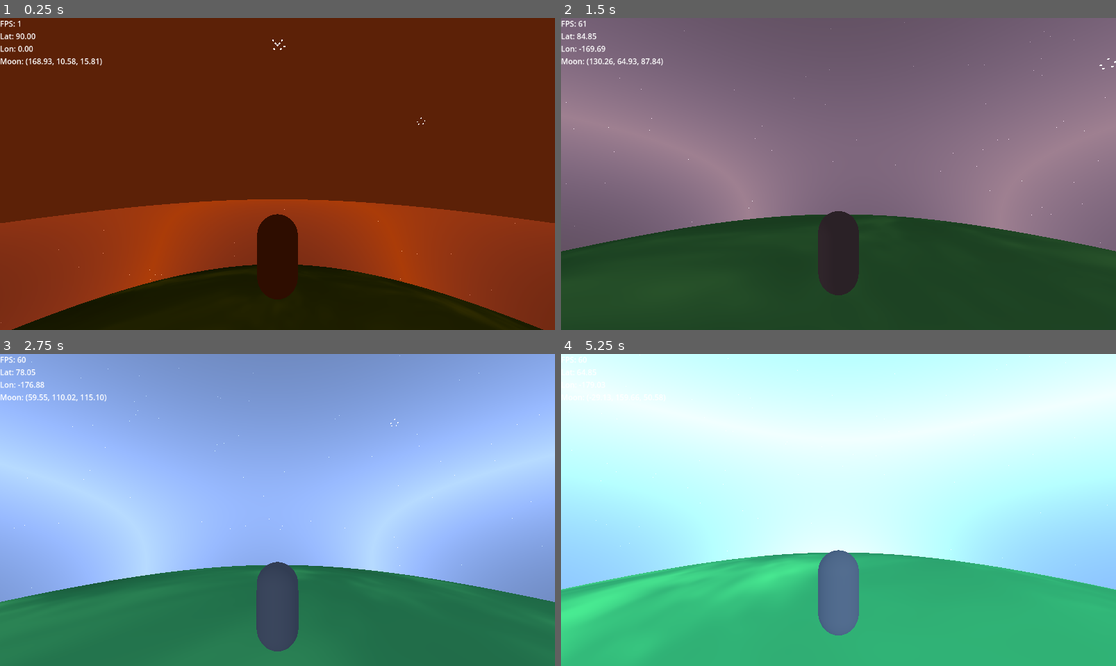
Above: before the commit, frames 1-4 (two rows, left to right).
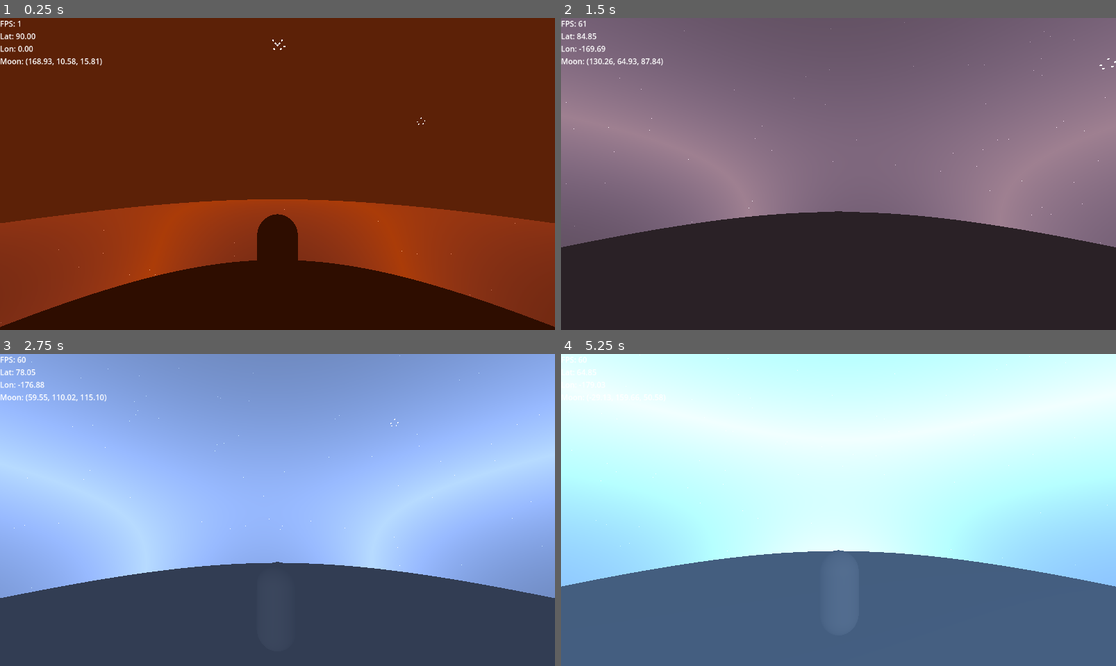
Above: after the commit, the same moments.

Repository: valfrom/LittlePlanet
Game: Godot game, scene res://world.tscn
Two runs of this game, one before a commit and one after it. Both use one fixed random seed, a clock stepped at 60 frames per second and the inputs below.
Inputs (mouse positions are in pixels of both pictures, inside the frame that each line leads up to):
- Up to frame 1 (0.25 s): no input
- Up to frame 2 (1.5 s): move the mouse to (866, 174) at 0.52 s; hold W (move_forward) from 0.53 s (still down); tap Space (jump) at 0.77 s; move the mouse to (810, 174) at 1.27 s
- Up to frame 3 (2.75 s): keep holding W (move_forward); tap Space (jump) at 1.52 s; move the mouse to (288, 503) at 2.02 s
- Up to frame 4 (5.25 s): keep holding W (move_forward); move the mouse to (832, 516) at 2.77 s; tap Space (jump) at 3.02, 3.77, 4.52 s; move the mouse to (877, 513) at 3.52 s; move the mouse to (794, 506) at 4.27 s; move the mouse to (844, 510) at 5.02 s

The runs differ from the first frame. In frame 1, 2.3% of the frame differs, in the area x 0-100%, y 77-100%; in frame 2, 32%, in the area x 0-100%, y 62-100%; in frame 3, 27%; in frame 4, 31%.

Commit message:
Add procedural height variation to grass

Diff:
--- a/CurvedPlanetGrid.gdshader
+++ b/CurvedPlanetGrid.gdshader
@@ -7,6 +7,7 @@
 uniform float highlight_strength = 0.55;
 uniform float wind_speed = 0.9;
 uniform float wind_strength = 0.25;
+uniform float grass_height = 0.4;
 uniform vec3 base_shadow_color = vec3(0.02, 0.17, 0.07);
 uniform vec3 base_grass_color = vec3(0.07, 0.4, 0.18);
 uniform vec3 tip_grass_color = vec3(0.33, 0.73, 0.31);
@@ -38,11 +39,24 @@
 
 void vertex()
 {
+    vec3 pos = VERTEX;
+
+    vec2 fl = pos.xz - CAMERA_POSITION_WORLD.xz;
+    float d = length(fl);
+    pos.y -= curvature * d * d;
+
+    float t = TIME * wind_speed * 0.35;
+    vec2 tuft_coord = pos.xz * patch_scale;
+    float blade_noise = fbm(tuft_coord * 2.5 + vec2(t, t * 0.73));
+    float tuft_noise = noise(tuft_coord * 0.6 + vec2(t * 0.37, t * 1.19));
+    float tuft_mask = smoothstep(0.35, 0.85, tuft_noise);
+    float sway = sin(pos.x * 0.6 + t * 1.7) * wind_strength;
+    float grass_offset = (blade_noise * 0.5 + tuft_mask * 0.7) * grass_height;
+    grass_offset += sway * tuft_mask * grass_height * 0.5;
+    pos.y += grass_offset;
+
+    VERTEX = pos;
     world_pos = VERTEX;
-
-    vec2 fl = VERTEX.xz - CAMERA_POSITION_WORLD.xz;
-    float d = length(fl);
-    VERTEX.y -= curvature * d * d;
 }
 
 float fbm(vec2 p)
